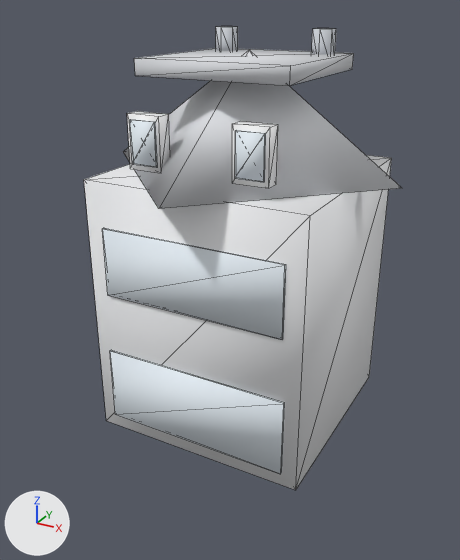
Two versions of the glTF model Assets/models/commercial-shop-mansard.glb, one commit apart.
Camera for both pictures: a 50 mm lens placed at (11.1, -21.6, 16.5), pointed at (-0.3, -1.0, 6.1). The lights are fixed; the arrows at lower left show +X, +Y and +Z. The picture after the commit comes second. Mesh edges are drawn as thin lines. Where no turn or scale is listed for an object, it has been applied to the vertices.

Objects in the first picture: 'geometry_0'.
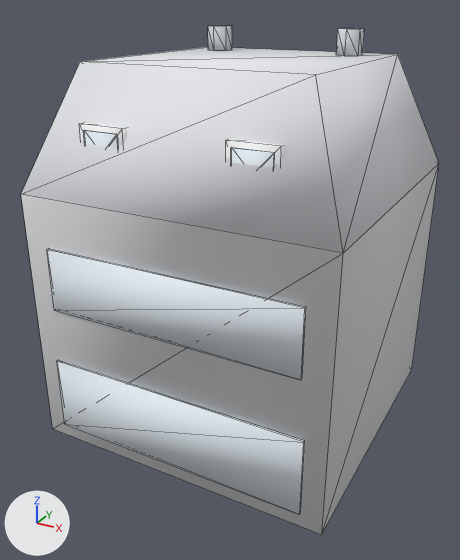
Boxes [x1, y1, x2, y2] around the edits, measured in the pictures (460 x 560 px; the box of a moved part takes in the faces that stretch with it):
'geometry_0', reshaped (32% wider, 10% taller): before [84, 26, 401, 490]; after [21, 25, 439, 535]
part 1 of me_geometry_0, moved or reshaped: before [216, 26, 238, 51]; after [208, 25, 232, 51]
part 2 of me_geometry_0, moved or reshaped: before [311, 28, 336, 55]; after [336, 28, 364, 56]
part 3 of me_geometry_0, added: after [57, 360, 304, 515]
part 4 of me_geometry_0, added: after [47, 249, 306, 380]
part 5 of me_geometry_0, added: after [79, 123, 126, 145]
part 6 of me_geometry_0, added: after [83, 130, 118, 148]
part 7 of me_geometry_0, added: after [226, 139, 284, 164]
part 8 of me_geometry_0, added: after [231, 147, 275, 168]
part 9 of me_geometry_0, rebuilt (36% wider, 46% taller): before [84, 155, 392, 490]; after [21, 47, 439, 535]
part 10 of me_geometry_0, deleted: before [102, 48, 401, 474]

Edits to the bpy script that builds the scene:
```text
Change me_geometry_0:
    used by ob_geometry_0; location = (0.0, 0.0, 0.0)
    remove me_geometry_0.from_pydata(...)  # 98 vertices, 152 faces; spans x -6.0..6.0, y -6.0..6.0, z 0.0..15.5
    add me_geometry_0.from_pydata(...)  # 88 vertices, 144 faces; spans x -6.0..6.0, y -6.0..6.0, z 0.0..15.5
    me_geometry_0 part 1: the loose piece of 14 vertices spanning x -2.4..-1.7, y 1.6..2.5, z 14.4..15.5 is moved by (-0.8, 0.8, 0.1)
    me_geometry_0 part 2: the loose piece of 14 vertices spanning x 1.7..2.4, y 1.6..2.5, z 14.4..15.5 is moved by (0.8, 0.8, 0.1)
    me_geometry_0 part 3: a new loose piece, a box spanning x -5.2..5.2, y -6.0..-5.901, z 0.564..3.57, in mat_sww_flat_vertex
    me_geometry_0 part 4: a new loose piece, a box spanning x -5.0..5.0, y -6.0..-5.901, z 5.824..8.267, in mat_sww_flat_vertex
    me_geometry_0 part 5: a new loose piece, a box spanning x -3.7..-1.9, y -5.14..-4.34, z 10.8..12.68, in mat_sww_flat_vertex
    me_geometry_0 part 6: a new loose piece, a box spanning x -3.5..-2.1, y -5.18..-5.13, z 10.991..12.494, in mat_sww_flat_vertex
    me_geometry_0 part 7: a new loose piece, a box spanning x 1.9..3.7, y -5.14..-4.34, z 10.8..12.68, in mat_sww_flat_vertex
    me_geometry_0 part 8: a new loose piece, a box spanning x 2.1..3.5, y -5.18..-5.13, z 10.991..12.494, in mat_sww_flat_vertex
    me_geometry_0 part 9: the loose piece of 8 vertices spanning x -4.4..4.4, y -4.4..4.4, z 0.0..10.5 is rebuilt with 12 vertices and now spans x -6.0..6.0, y -5.9..6.0, z 0.0..14.6
    me_geometry_0 part 10: 8 loose pieces with 62 vertices, spanning x -6.0..6.0, y -6.0..6.0, z 0.6..14.8, are deleted
```
